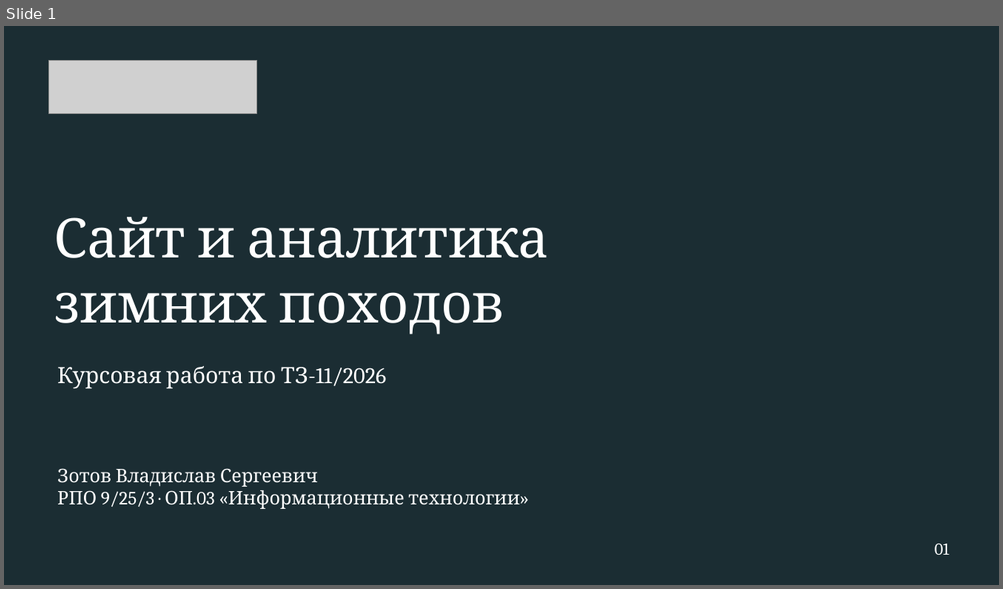
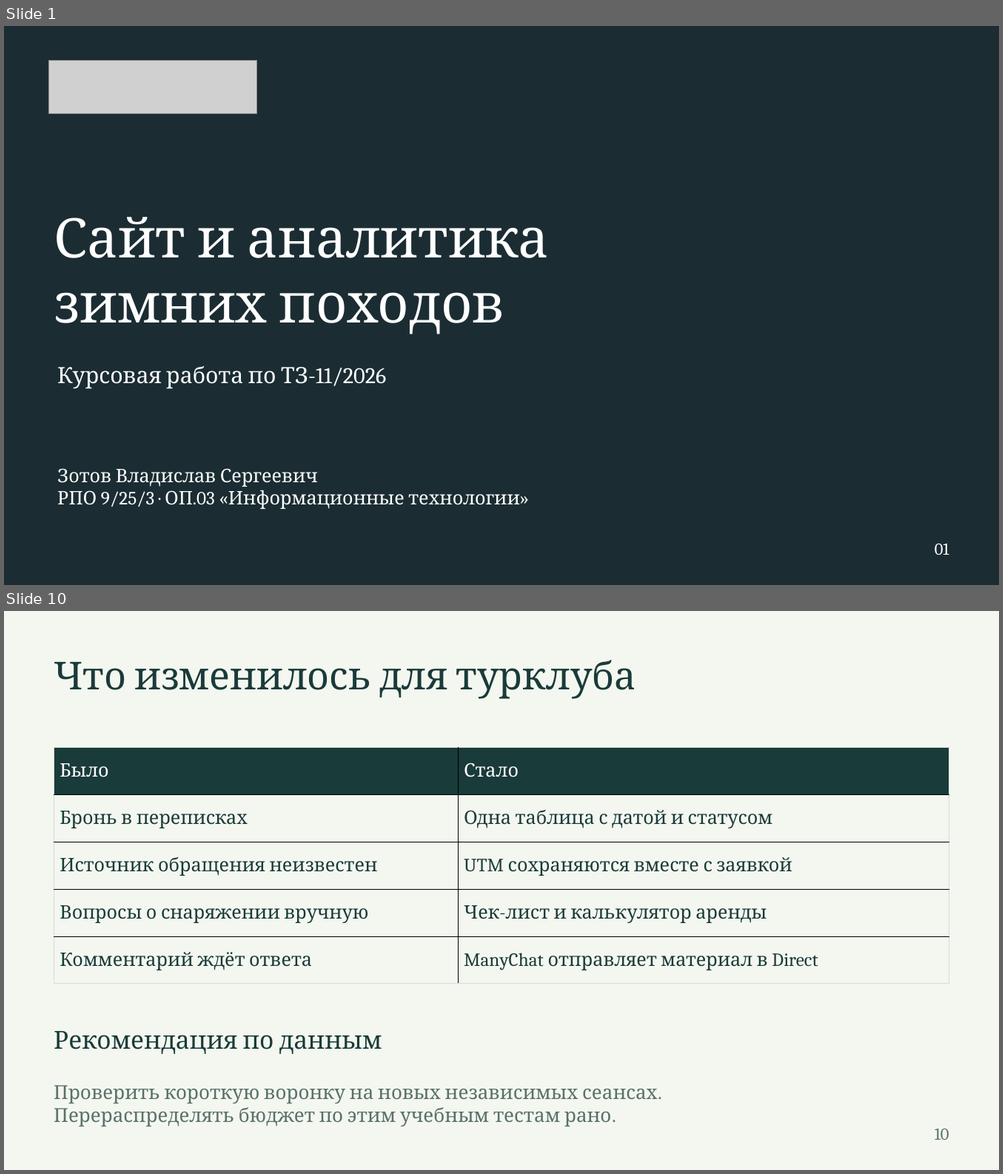
Before and after one commit to Resolushh/tz-11-turklub-tropa, a slide deck: presentation/zashchita.pptx. Shown one above the other, each under a label of ours: slide 1 before the commit, slides 1 and 10 after it; the slides between them are not shown. The pictures are 1003x589 and 1003x1174 pixels, drawn with LibreOffice and Linux fonts; fonts in the diff are those of the drawing; grey boxes stand for pictures; background and template pictures are left out; a plain dark background stands for a picture behind light text. Boxes give left, top, right and bottom in pixels: in the first picture for what was removed or moved away, otherwise in the second. Text is boxed around its words. In the diff, an @@ line names an element or a change of style, - is before the commit and + after.

```diff
--- a/presentation/zashchita.pptx
+++ b/presentation/zashchita.pptx
@@ slide 10 added at bbox=[4, 611, 999, 1170], background #F4F6F0 @@
@@ text added at bbox=[54, 660, 636, 699], 46.5 pt, text #193B39 @@
+Что изменилось для турклуба
@@ table added at bbox=[54, 748, 948, 984], 5 rows, 2 columns @@
+Было | Стало
+Бронь в переписках | Одна таблица с датой и статусом
+Источник обращения неизвестен | UTM сохраняются вместе с заявкой
+Вопросы о снаряжении вручную | Чек-лист и калькулятор аренды
+Комментарий ждёт ответа | ManyChat отправляет материал в Direct
@@ text added at bbox=[54, 1031, 382, 1054], 30 pt, text #193B39 @@
+Рекомендация по данным
@@ text added at bbox=[54, 1085, 657, 1127], 23.2 pt, text #58716A @@
+Проверить короткую воронку на новых независимых сеансах.
+Перераспределять бюджет по этим учебным тестам рано.
@@ text added at bbox=[934, 1129, 949, 1140], 20.2 pt, text #58716A @@
+10
```
Also in this commit, not shown: 6 slides changed, 4 other slides added, 5 slides removed, 4 other files.
